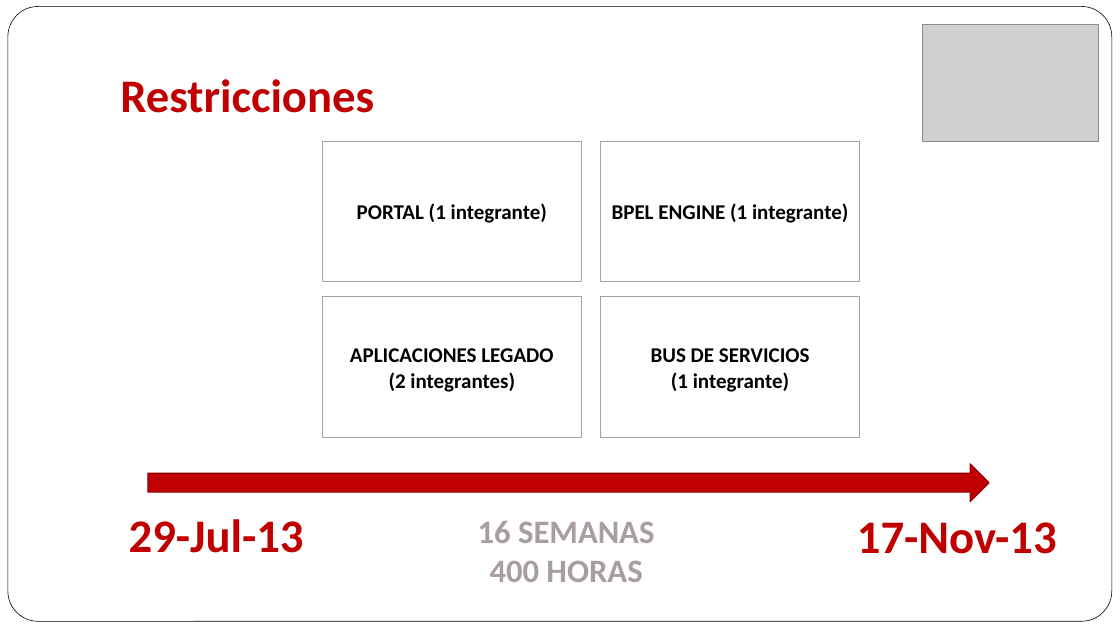
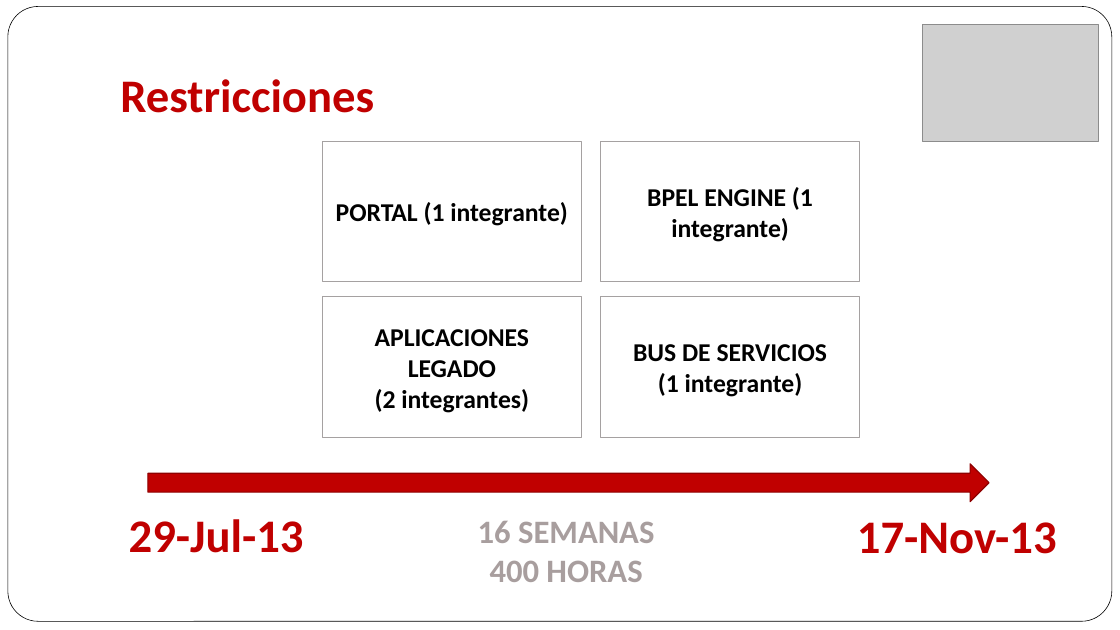
Before and after one commit to maforero/fejunesjuma, a slide deck: slide 7 of Projecto 3/Presenacion/Arquitectura Objetivo MPLA.pptx. Drawn at 1120x630 pixels with LibreOffice and Linux fonts; fonts in the diff are those of the drawing; grey boxes stand for pictures. Boxes give left, top, right and bottom in pixels: in the first picture for what was removed or moved away, otherwise in the second. Text is boxed around its words. In the diff, an @@ line names an element or a change of style, - is before the commit and + after.

```diff
--- a/Projecto 3/Presenacion/Arquitectura Objetivo MPLA.pptx
+++ b/Projecto 3/Presenacion/Arquitectura Objetivo MPLA.pptx
@@ size 18 to 22 pt in 4 elements at box(323, 141, 582, 282), box(601, 141, 860, 282), box(323, 297, 582, 438), box(601, 297, 860, 438) @@
```
Also in this commit, not shown: 12 other slides changed, 3 slides added, 5 slides removed.
